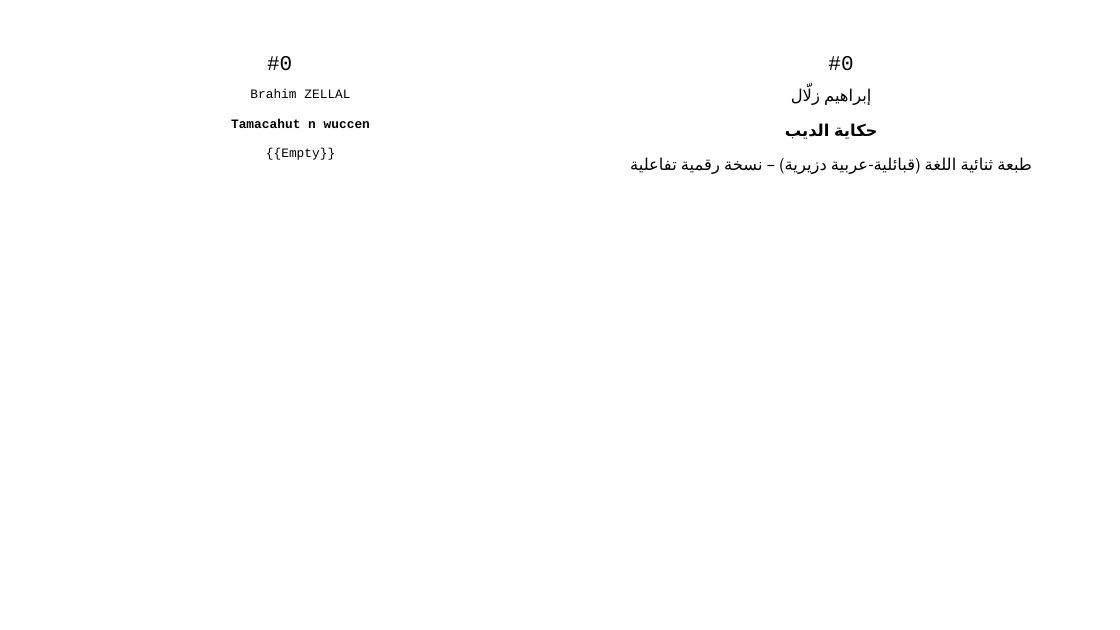
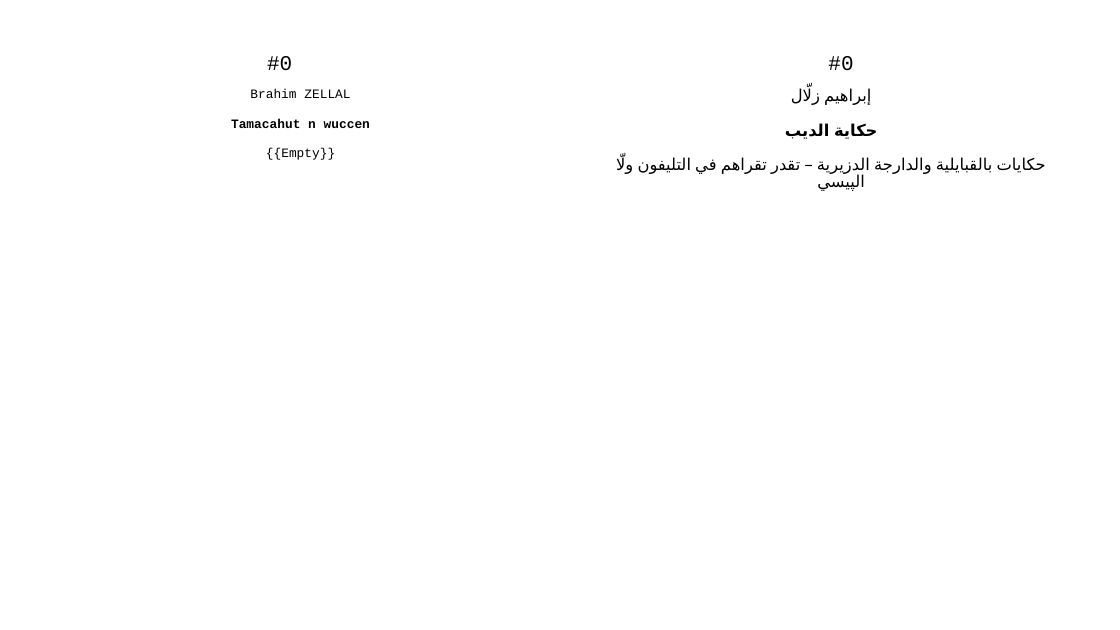
Before and after one commit to sferhah/tamacahut_n_wuccen, a slide deck: slide 1 of Uccen.ConsoleApp/Resources/pptx/uccen.arq.pptx. Drawn at 1120x630 pixels with LibreOffice and Linux fonts; fonts in the diff are those of the drawing. Boxes give left, top, right and bottom in pixels: in the first picture for what was removed or moved away, otherwise in the second. Text is boxed around its words. In the diff, an @@ line names an element or a change of style, - is before the commit and + after.

```diff
--- a/Uccen.ConsoleApp/Resources/pptx/uccen.arq.pptx
+++ b/Uccen.ConsoleApp/Resources/pptx/uccen.arq.pptx
@@ table at (27, 13, 1096, 607) @@
-row 3, column 3: إبراهيم زلّال / حكاية الديب / طبعة ثنائية اللغة (قبائلية-عربية دزيرية) – نسخة رقمية تفاعلية
+row 3, column 3: إبراهيم زلّال / حكاية الديب / حكايات بالقبايلية والدارجة الدزيرية – تقدر تقراهم في التليفون ولّا الپيسي
```
Also in this commit, not shown: 2 other slides changed, 2 other files.
